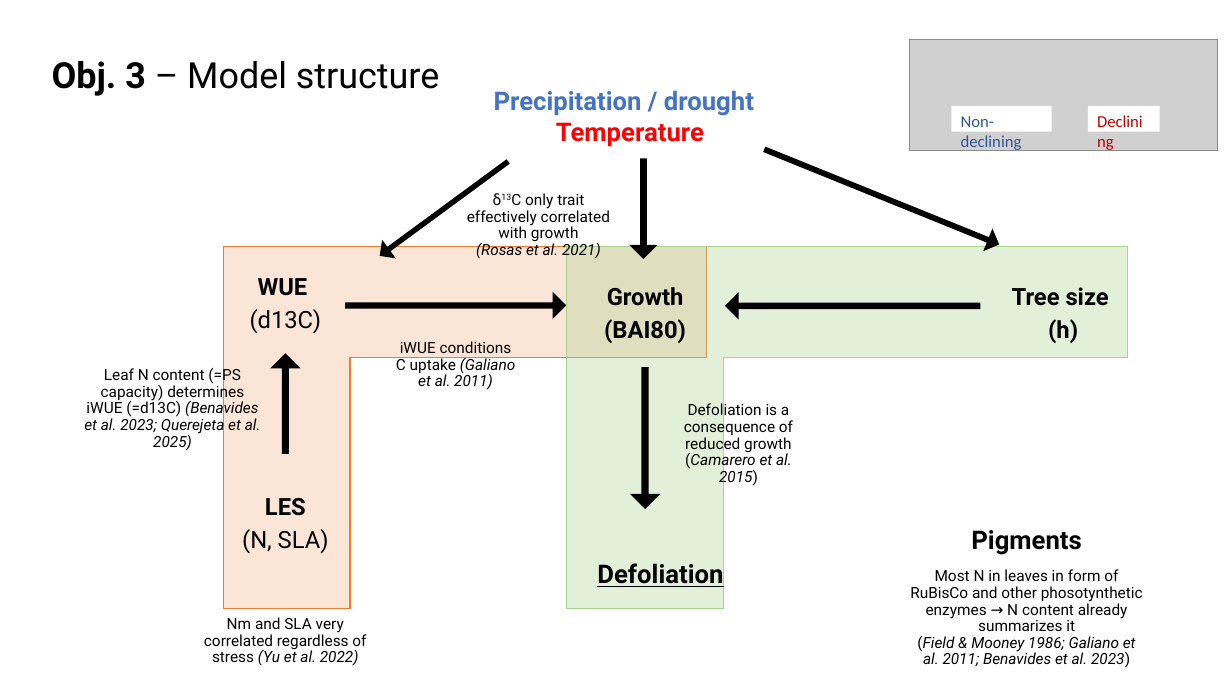
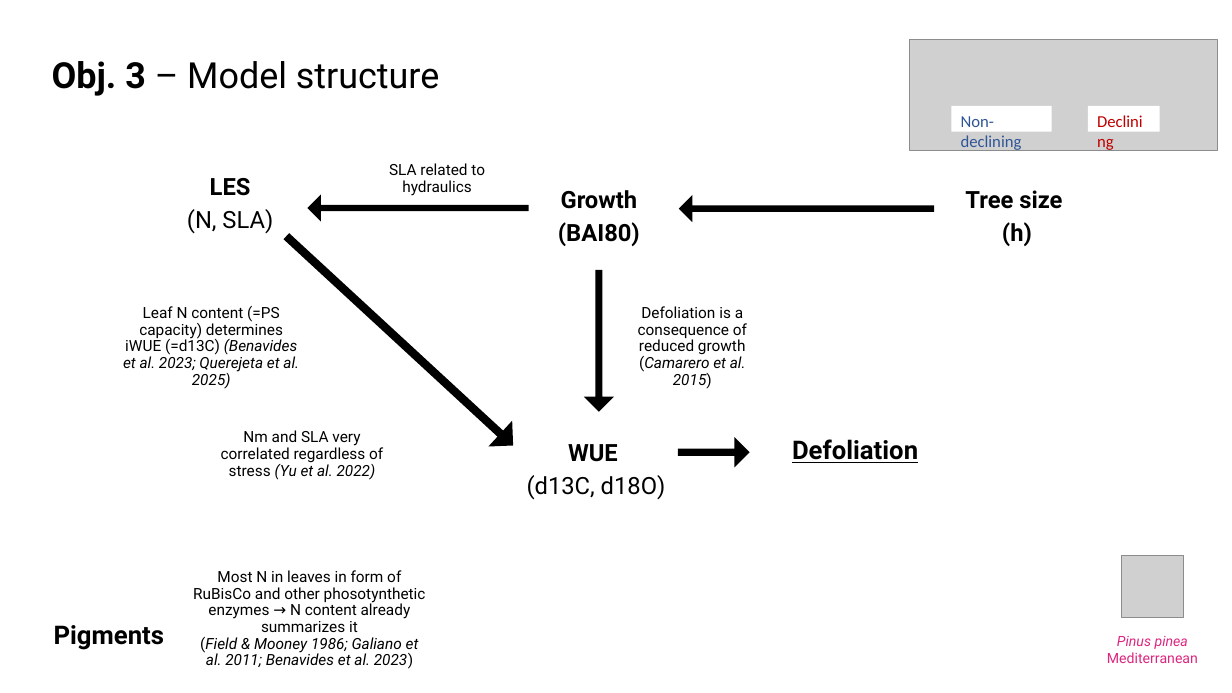
Before and after one commit to cris-fernandez/Tesis_Individuo, a slide deck: slide 22 of 06_ppts/Chapter2_variable_selection.pptx (slide 20 before the commit). Drawn at 1232x693 pixels with LibreOffice and Linux fonts; fonts in the diff are those of the drawing; grey boxes stand for pictures. Boxes give left, top, right and bottom in pixels: in the first picture for what was removed or moved away, otherwise in the second. Text is boxed around its words. In the diff, an @@ line names an element or a change of style, - is before the commit and + after.

```diff
--- a/06_ppts/Chapter2_variable_selection.pptx
+++ b/06_ppts/Chapter2_variable_selection.pptx
@@ text removed at [494,90,754,116] @@
-Precipitation / drought
@@ text removed at [556,122,704,147] @@
-Temperature
@@ down arrow removed at [760,138,1004,255] @@
@@ text "LES": place and size @@
-text "LES" at [242,498,329,554]
+text "LES" at [187,178,273,233]
@@ down arrow removed at [373,153,515,266] @@
@@ text at [389,163,485,196]: text changed @@
-δ13C only trait effectively correlated with growth
-(Rosas et al. 2021)
+SLA related to hydraulics
@@ down arrow removed at [629,159,657,260] @@
@@ down arrow at [308,194,529,221]: rotation 270 to 90 degrees @@
@@ down arrow: place and size @@
-down arrow at [725,293,980,319]
+down arrow at [679,195,934,222]
@@ down arrow at [275,223,526,459]: mirrored; rotation 180 to 312 degrees @@
@@ corner removed at [223,246,707,609] @@
@@ corner removed at [567,247,1128,609] @@
@@ 3 texts, 1 down arrow: place and size @@
-3 texts, 1 down arrow at [604,287,1109,509]
+3 texts, 1 down arrow at [558,190,1062,412]
@@ text "Leaf N content (=PS capacity) ...": place and size @@
-text "Leaf N content (=PS capacity) ..." at [84,366,261,451]
+text "Leaf N content (=PS capacity) ..." at [123,306,299,389]
@@ text removed at [396,341,515,390] @@
-iWUE conditions C uptake (Galiano et al. 2011)
@@ text "Nm and SLA very correlated ...": place and size @@
-text "Nm and SLA very correlated ..." at [204,617,366,666]
+text "Nm and SLA very correlated ..." at [221,430,383,480]
@@ text "Defoliation": place and size @@
-text "Defoliation" at [597,563,723,587]
+text "Defoliation" at [792,439,918,463]
@@ text "WUE": place and size @@
-text "WUE" at [250,278,322,333]
+text "WUE" at [527,444,666,499]
@@ down arrow added at [678,438,750,468], fill #000000 @@
@@ text at [527,475,666,499]: text changed @@
-(d13C)
+(d13C, d18O)
@@ text "Most N in leaves in ...": place and size @@
-text "Most N in leaves in ..." at [910,569,1143,668]
+text "Most N in leaves in ..." at [193,570,426,669]
@@ picture added at [1121,555,1184,618] @@
@@ text "Pigments": place and size @@
-text "Pigments" at [971,530,1081,555]
+text "Pigments" at [54,625,164,650]
@@ text added at [1107,636,1198,663], 11 pt, text #DC267F @@
+Pinus pinea Mediterranean
```
Also in this commit, not shown: 12 other slides changed, 1 slide added, 3 other files.
